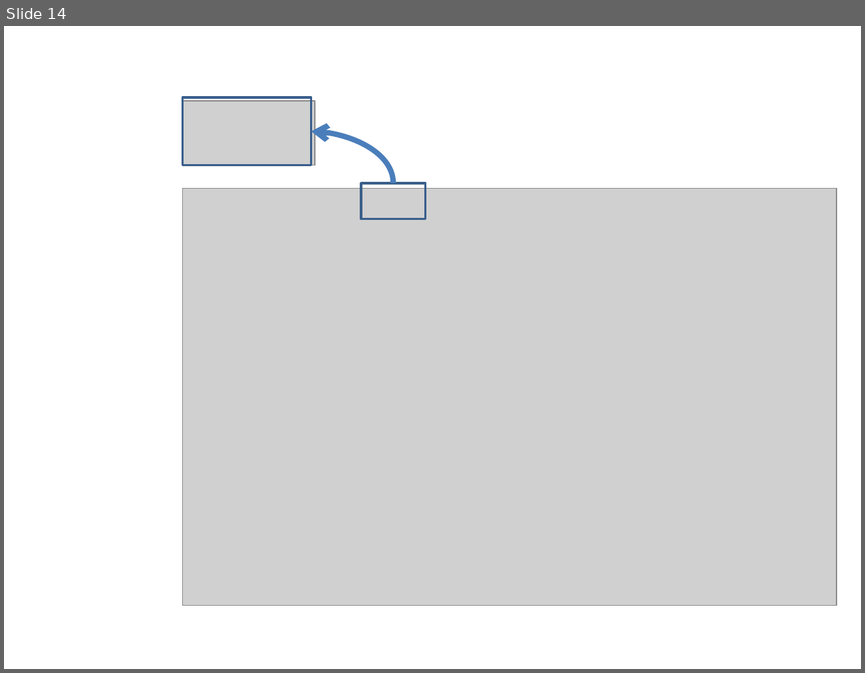
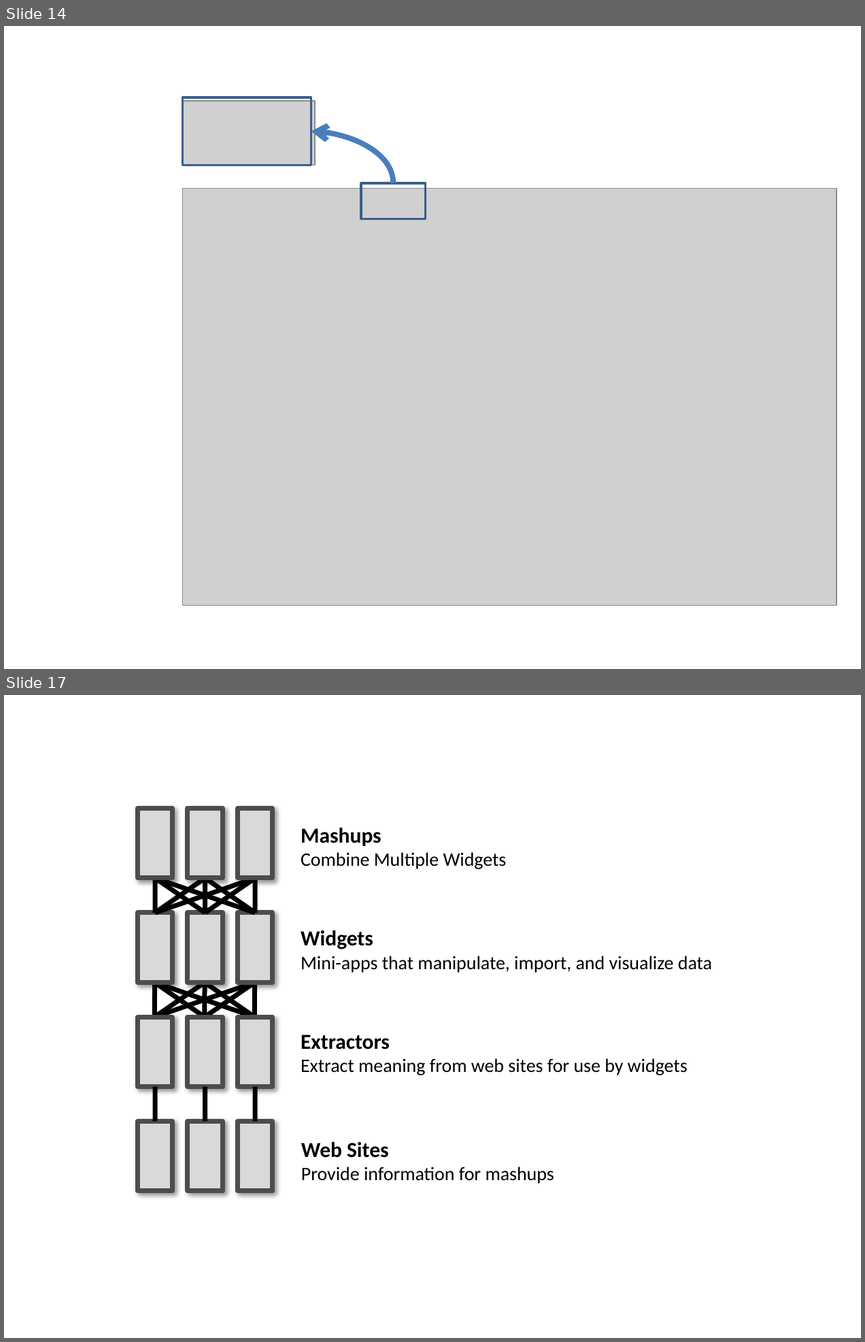
Before and after one commit to robennals/think-link, a slide deck: papers/diagrams.pptx. Shown one above the other, each under a label of ours: slide 14 before the commit, slides 14 and 17 after it; the slides between them are not shown. The pictures are 865x673 and 865x1342 pixels, drawn with LibreOffice and Linux fonts; fonts in the diff are those of the drawing; grey boxes stand for pictures. Boxes give left, top, right and bottom in pixels: in the first picture for what was removed or moved away, otherwise in the second. Text is boxed around its words. In the diff, an @@ line names an element or a change of style, - is before the commit and + after.

```diff
--- a/papers/diagrams.pptx
+++ b/papers/diagrams.pptx
@@ slide 17 added at [4, 695, 861, 1338], background #FFFFFF @@
@@ rectangle added at [138, 808, 173, 877], fill #D9D9D9, outline #4D4D4D 4 pt @@
@@ rectangle added at [188, 808, 222, 877], fill #D9D9D9, outline #4D4D4D 4 pt @@
@@ rectangle added at [238, 808, 273, 877], fill #D9D9D9, outline #4D4D4D 4 pt @@
@@ text added at [300, 828, 507, 869], 16 pt, text #000000 @@
+Mashups
+Combine Multiple Widgets
@@ group added at [155, 879, 255, 913]: 9 lines @@
@@ rectangle added at [138, 913, 173, 982], fill #D9D9D9, outline #4D4D4D 4 pt @@
@@ rectangle added at [188, 913, 222, 982], fill #D9D9D9, outline #4D4D4D 4 pt @@
@@ rectangle added at [238, 913, 273, 982], fill #D9D9D9, outline #4D4D4D 4 pt @@
@@ text added at [300, 930, 712, 972], 16 pt, text #000000 @@
+Widgets
+Mini-apps that manipulate, import, and visualize data
@@ group added at [155, 982, 255, 1017]: 9 lines @@
@@ rectangle added at [138, 1017, 173, 1087], fill #D9D9D9, outline #4D4D4D 4 pt @@
@@ rectangle added at [188, 1017, 222, 1087], fill #D9D9D9, outline #4D4D4D 4 pt @@
@@ rectangle added at [238, 1017, 273, 1087], fill #D9D9D9, outline #4D4D4D 4 pt @@
@@ text added at [300, 1034, 687, 1075], 16 pt, text #000000 @@
+Extractors
+Extract meaning from web sites for use by widgets
@@ line added from (155, 1121) to (155, 1087), #000000 4 pt @@
@@ line added from (205, 1121) to (205, 1087), #000000 4 pt @@
@@ line added from (255, 1121) to (255, 1087), #000000 4 pt @@
@@ rectangle added at [138, 1121, 173, 1190], fill #D9D9D9, outline #4D4D4D 4 pt @@
@@ rectangle added at [188, 1121, 222, 1190], fill #D9D9D9, outline #4D4D4D 4 pt @@
@@ rectangle added at [238, 1121, 273, 1190], fill #D9D9D9, outline #4D4D4D 4 pt @@
@@ text added at [301, 1142, 554, 1183], 16 pt, text #000000 @@
+Web Sites
+Provide information for mashups
```
Also in this commit, not shown: 2 other slides added, 10 other files.
